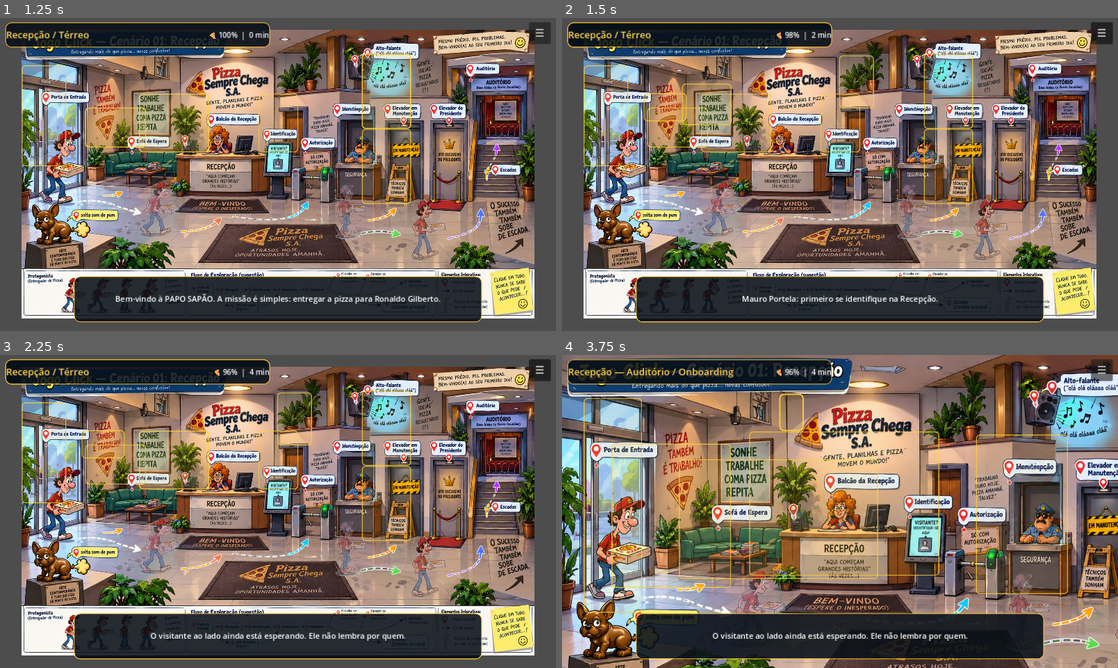
Above: before the commit, frames 1-4 (two rows, left to right).
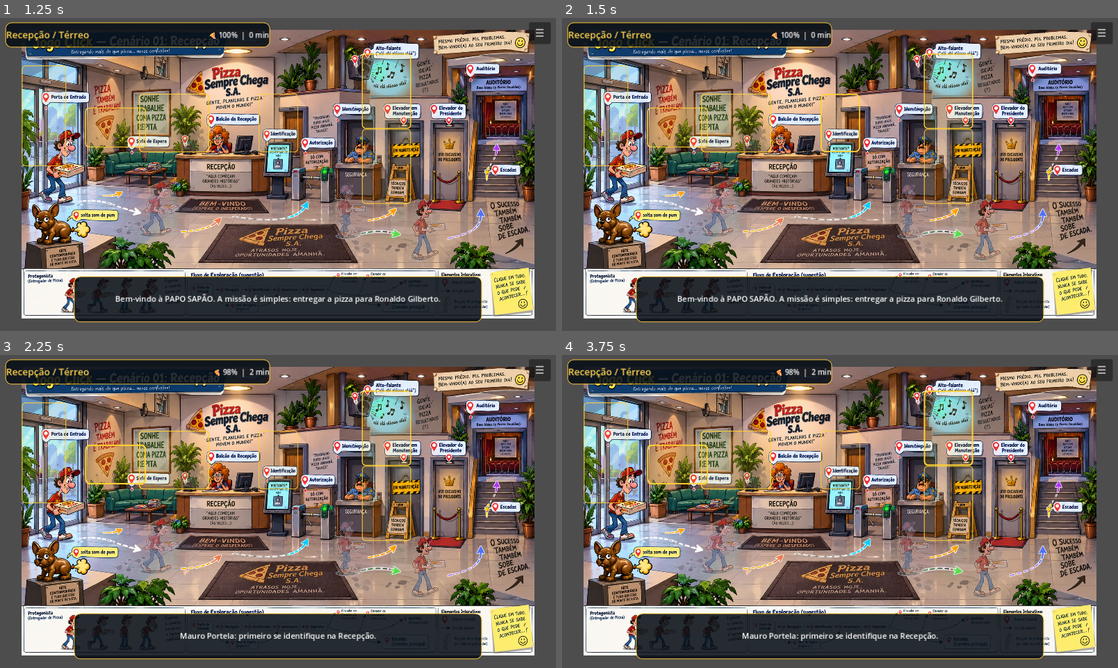
Above: after the commit, the same moments.

Repository: washincofer/protocolo-pizza
Game: Godot game, scene res://scenes/Main.tscn
Same seed, same stepped clock (60 frames per second), same inputs: the game is played once before the commit and once after it.
Inputs (mouse positions are in pixels of both pictures, inside the frame that each line leads up to; where the layout moved, square brackets give the same spot in the first picture):
- Up to frame 1 (1.25 s): click (355, 146) at 0.5 s
- Up to frame 2 (1.5 s): click (834, 121) at 1.27 s
- Up to frame 3 (2.25 s): click (116, 464) [105, 445] at 2 s
- Up to frame 4 (3.75 s): click (678, 464) [667, 445] at 2.75 s; click (951, 426) [789, 411] at 3.5 s

Frame 1 is identical in both runs. In frame 2, 2.0% of the frame differs, in the area x 0-87%, y 1-98%; in frame 3, 1.5%; in frame 4, 81%, in the area x 0-100%, y 0-100%.
Error in both runs: Attempted to free a locked object (calling or emitting). (res://scripts/main.gd:21)

Commit message:
Ativa protagonista point-and-click

Diff:
--- a/godot/project.godot
+++ b/godot/project.godot
@@ -21,6 +21,7 @@
 DialogueUI="*res://scripts/dialogue_ui.gd"
 SubareaManager="*res://scripts/subarea_manager.gd"
 AchievementsUI="*res://scripts/achievements_ui.gd"
+PlayerController="*res://scripts/player_controller.gd"
 
 [display]
 window/size/viewport_width=1280
